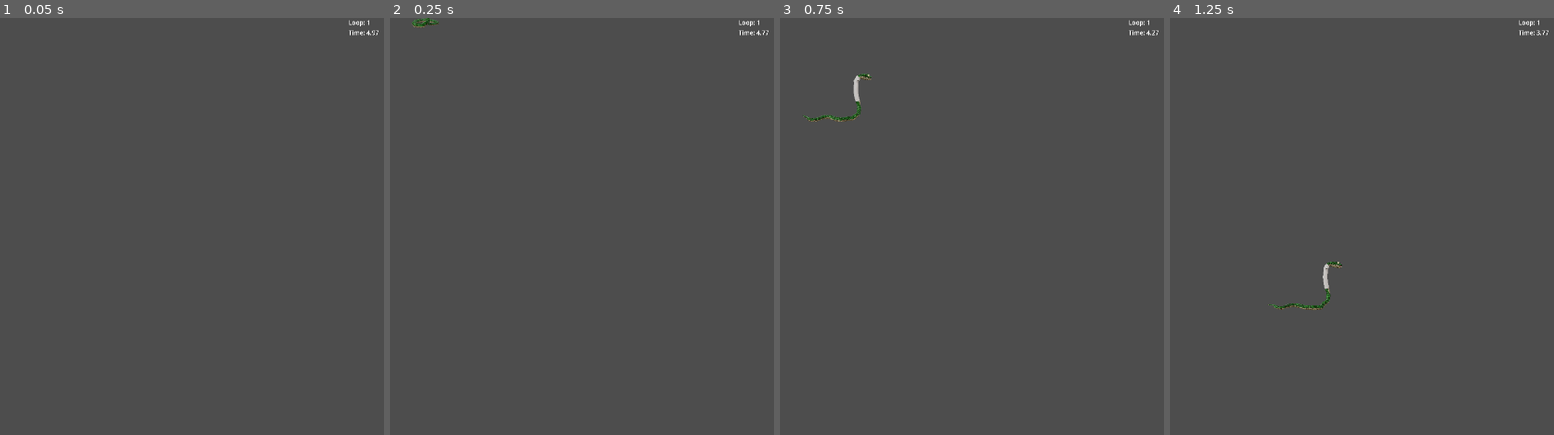
Above: before the commit, frames 1-4 (left to right).
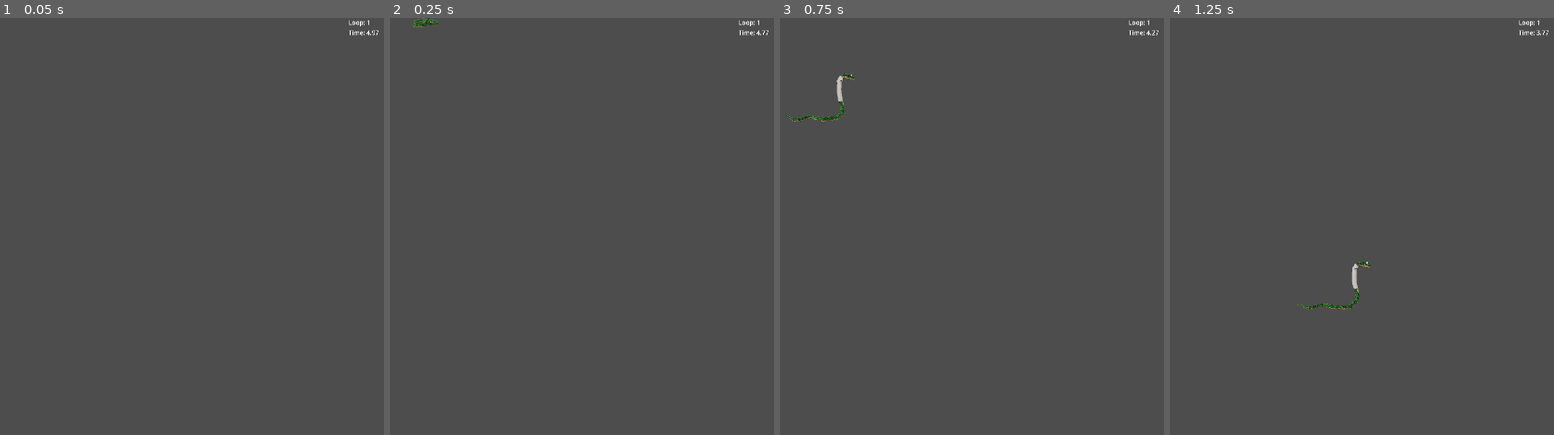
Above: after the commit, the same moments.

Repository: MrDreamhost/gmtk-jam-2025
Game: Godot game, scene res://game/main.tscn
Same seed, same stepped clock (60 frames per second), same inputs: the game is played once before the commit and once after it.
Inputs:
- Up to frame 1 (0.05 s): no input
- Up to frame 2 (0.25 s): no input
- Up to frame 3 (0.75 s): hold D (player_right) from 0.53 s (still down); tap Shift (set_spawn_point) at 0.6 s
- Up to frame 4 (1.25 s): keep holding D (player_right); tap Space (player_jump) at 0.77 s

Frame 1 is identical in both runs. In frame 2, less than 0.1% of the frame differs, in the area x 8-11%, y 0-3%; in frame 3, 0.5%; in frame 4, 0.5%, in the area x 25-53%, y 58-70%.
Error in both runs: Invalid type in function 'load_level' in base 'Node2D (Main)'. The Object-derived class of argument 1 (Node2D (level_01.gd)) is not a subclass of the expected …

Commit message:
Added options to edit player run behaviour - Run acceleration - Run deceleration - Run max speed

Diff:
--- a/player/player.gd
+++ b/player/player.gd
@@ -1,6 +1,6 @@
 class_name Player extends CharacterBody2D
 
-
+@export var player_config: PlayerConfig = preload("res://player/player_config/player_config.tres")
 const SPEED = 400.0
 const JUMP_VELOCITY = -800.0
 
@@ -10,6 +10,7 @@
 
 
 func _ready() -> void:
+	player_config.reset_state()
 	self.hurt_box.hit_received.connect(handle_hit_received)
 
 
--- a/player/player.tscn
+++ b/player/player.tscn
@@ -509,6 +509,7 @@
 position = Vector2(96, -98.5)
 sprite_frames = SubResource("SpriteFrames_8rogd")
 animation = &"idle"
+frame_progress = 0.186709
 
 [node name="PlayerStateMachine" type="Node" parent="." node_paths=PackedStringArray("initial_state")]
 unique_name_in_owner = true
--- /dev/null
+++ b/player/player_config/player_config.gd
@@ -0,0 +1,7 @@
+class_name PlayerConfig extends Resource
+
+
+# Run
+@export var run_acceleration: float
+@export var run_deceleration: float
+@export var run_max_speed: float
--- /dev/null
+++ b/player/player_config/player_config.tres
@@ -0,0 +1,13 @@
+[gd_resource type="Resource" script_class="PlayerConfig" load_steps=2 format=3 uid="uid://bourxseec1fhw"]
+
+[ext_resource type="Script" uid="uid://brqw4to14t0pt" path="res://player/player_config/player_config.gd" id="1_xi21h"]
+
+[resource]
+script = ExtResource("1_xi21h")
+run_acceleration = 1500.0
+run_deceleration = 1500.0
+run_max_speed = 1000.0
+jump_max_height = 0.0
+jump_duration = 0.0
+air_acceleration = 0.0
+metadata/_custom_type_script = "uid://brqw4to14t0pt"
--- a/player/player_state_machine/states/run.gd
+++ b/player/player_state_machine/states/run.gd
@@ -18,26 +18,29 @@
 		self.finished.emit(%PlayerStateMachine.states[PlayerStateMachine.JUMP])
 		return
 
+	var direction := Input.get_axis("player_left", "player_right")
+	if direction:
+		self.player.velocity.x = move_toward(
+			self.player.velocity.x,
+			direction * self.player.player_config.run_max_speed,
+			self.player.player_config.run_acceleration * delta
+		)
+		self.player.animated_sprite_2d.flip_h = true if direction < 0 else false
+	else:
+		self.player.velocity.x = move_toward(
+			self.player.velocity.x,
+			0,
+			self.player.player_config.run_deceleration * delta
+		)
+
 	if not (
 		Input.is_action_pressed("player_left")
 		or Input.is_action_pressed("player_right")
-	):
+	) and self.player.velocity.x == 0:
 		self.player.animated_sprite_2d.play("run_to_idle")
 		self.finished.emit(%PlayerStateMachine.states[PlayerStateMachine.IDLE])
 		return
 
-	var direction := Input.get_axis("player_left", "player_right")
-	if direction:
-		self.player.velocity.x = direction * Player.SPEED
-	else:
-		self.player.velocity.x = move_toward(self.player.velocity.x, 0, Player.SPEED)
-
-	self.player.animated_sprite_2d.flip_h = true if direction < 0 else false
-
 
 func enter(data := {}) -> void:
 	super()
-
-
-func exit() -> void:
-	self.player.velocity.x = 0
Not shown, added: player/player_config/player_config.gd.uid
